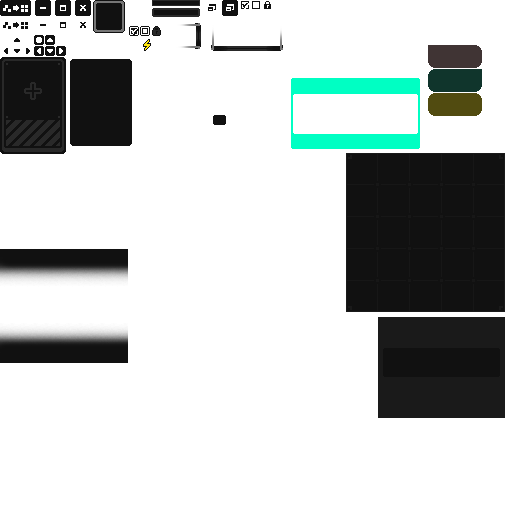
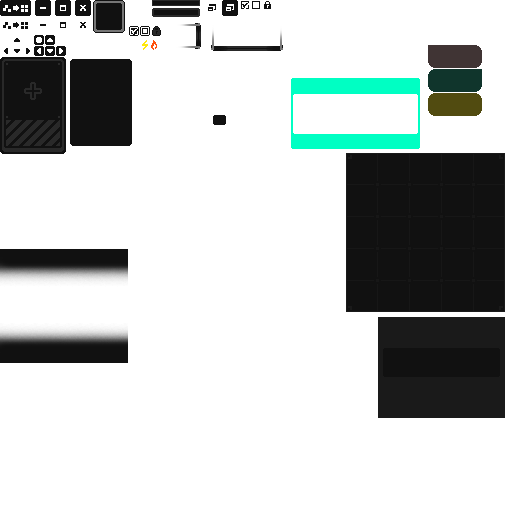
Before/after of a w=512, h=512 layered artwork. What changed in the layer stack:
added layer "图层 10" above "图层 9" over [151, 40, 157, 50]
added layer "图层 11" above "图层 864 拷贝" over [142, 40, 148, 50]
painted on "图层 864 拷贝" over [143, 39, 151, 51]
